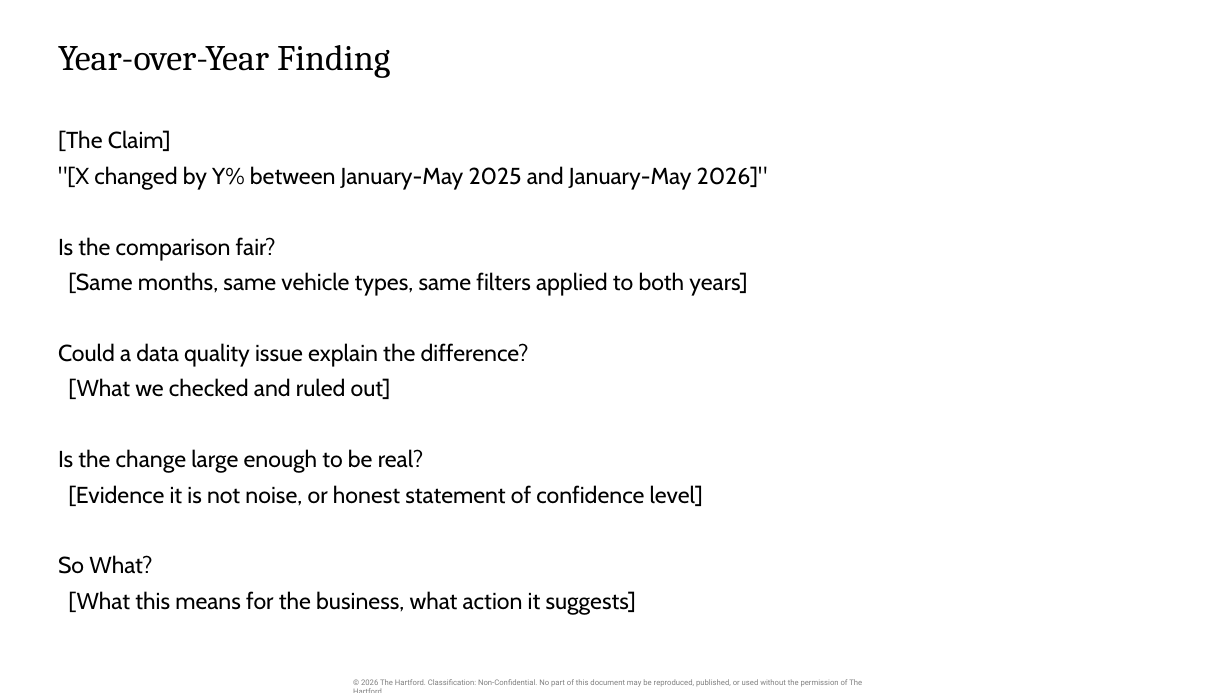
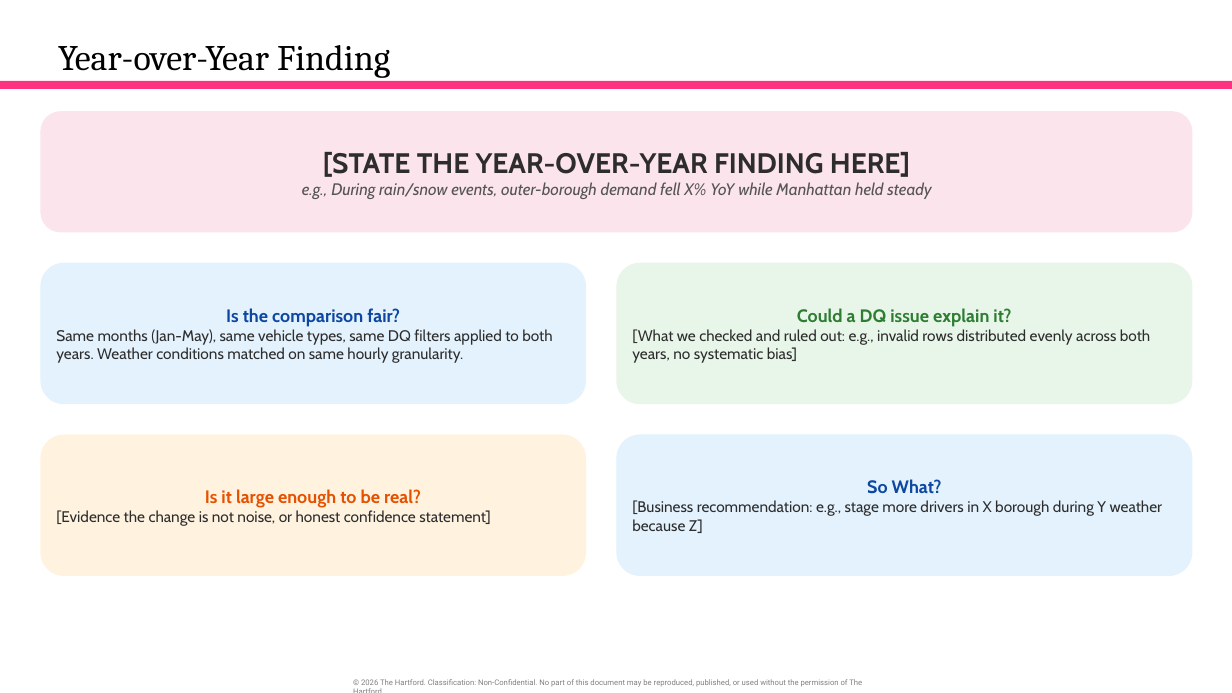
Before and after one commit to orlandojmarin/nyc-taxi-capstone, a slide deck: slide 14 of docs/Capstone_Presentation.pptx (slide 13 before the commit). Drawn at 1232x693 pixels with LibreOffice and Linux fonts; fonts in the diff are those of the drawing. Boxes give left, top, right and bottom in pixels: in the first picture for what was removed or moved away, otherwise in the second. Text is boxed around its words. In the diff, an @@ line names an element or a change of style, - is before the commit and + after.

```diff
--- a/docs/Capstone_Presentation.pptx
+++ b/docs/Capstone_Presentation.pptx
@@ rectangle added at box(0, 80, 1232, 89), fill #FE3082 @@
@@ rounded rectangle added at box(41, 111, 1193, 232), fill #FCE4EC, 13 pt, text #555555, italic @@
+[STATE THE YEAR-OVER-YEAR FINDING HERE]
+e.g., During rain/snow events, outer-borough demand fell X% YoY while Manhattan held steady
@@ text removed at box(58, 130, 768, 615) @@
-[The Claim]
-"[X changed by Y% between January-May 2025 and January-May 2026]"
-Is the comparison fair?
-[Same months, same vehicle types, same filters applied to both years]
-Could a data quality issue explain the difference?
-[What we checked and ruled out]
-Is the change large enough to be real?
-[Evidence it is not noise, or honest statement of confidence level]
-So What?
-[What this means for the business, what action it suggests]
@@ rounded rectangle added at box(41, 262, 587, 404), fill #E3F2FD, 12 pt, text #2D2D2D @@
+Is the comparison fair?
+Same months (Jan-May), same vehicle types, same DQ filters applied to both years. Weather conditions matched on same hourly granularity.
@@ rounded rectangle added at box(616, 262, 1192, 404), fill #E8F5E9, 12 pt, text #2D2D2D @@
+Could a DQ issue explain it?
+[What we checked and ruled out: e.g., invalid rows distributed evenly across both years, no systematic bias]
@@ rounded rectangle added at box(41, 434, 587, 576), fill #FFF3E0, 12 pt, text #2D2D2D @@
+Is it large enough to be real?
+[Evidence the change is not noise, or honest confidence statement]
@@ rounded rectangle added at box(616, 434, 1192, 576), fill #E3F2FD, 12 pt, text #2D2D2D @@
+So What?
+[Business recommendation: e.g., stage more drivers in X borough during Y weather because Z]
```
Also in this commit, not shown: 13 other slides changed, 7 slides added, 6 slides removed, 6 other files.
